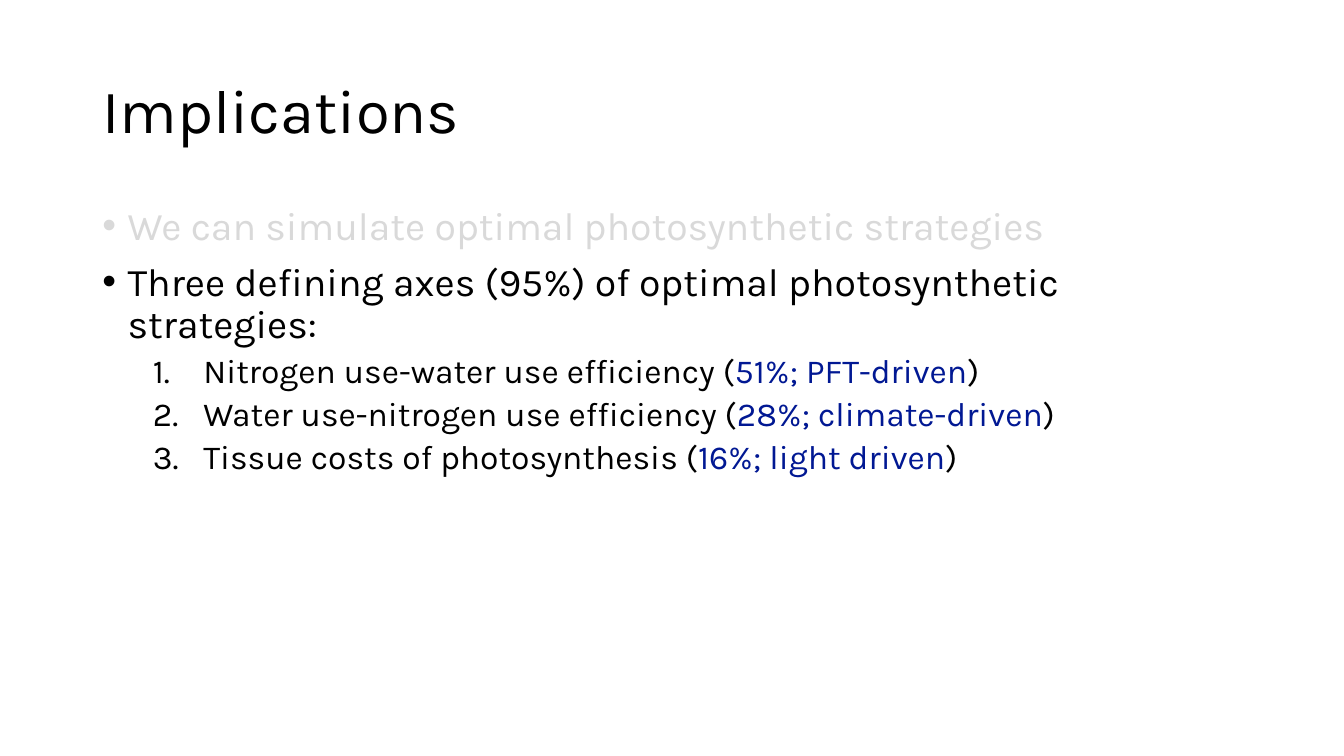
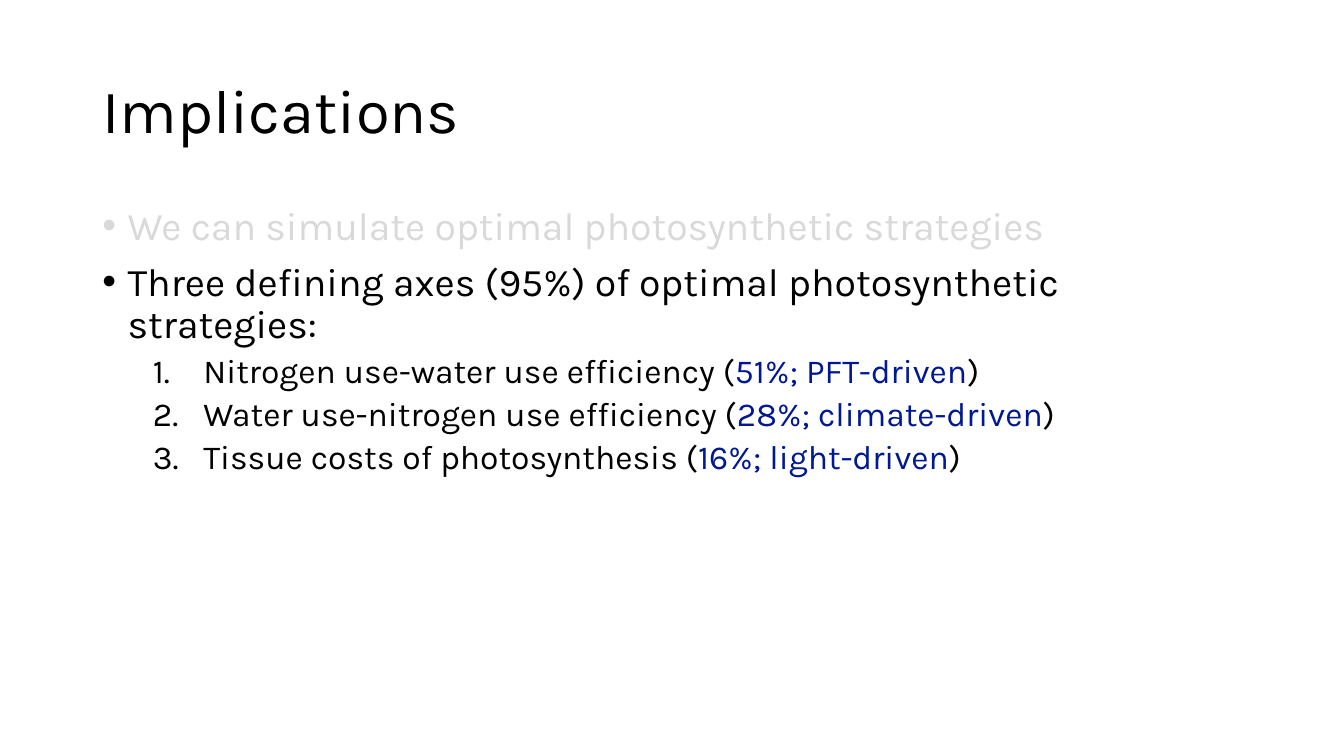
Before and after one commit to SmithEcophysLab/esa_2026, a slide deck: slide 39 of src/esa2026_optphoto_smith.pptx (slide 36 before the commit). Drawn at 1344x756 pixels with LibreOffice and Linux fonts; fonts in the diff are those of the drawing. Boxes give left, top, right and bottom in pixels: in the first picture for what was removed or moved away, otherwise in the second. Text is boxed around its words. In the diff, an @@ line names an element or a change of style, - is before the commit and + after.

```diff
--- a/src/esa2026_optphoto_smith.pptx
+++ b/src/esa2026_optphoto_smith.pptx
@@ text at (203, 444, 960, 478): text changed @@
-  3. Tissue costs of photosynthesis (16%; light driven)
+  3. Tissue costs of photosynthesis (16%; light-driven)
```
Also in this commit, not shown: 5 other slides changed, 4 slides added, 1 slide removed, 1 other file.
